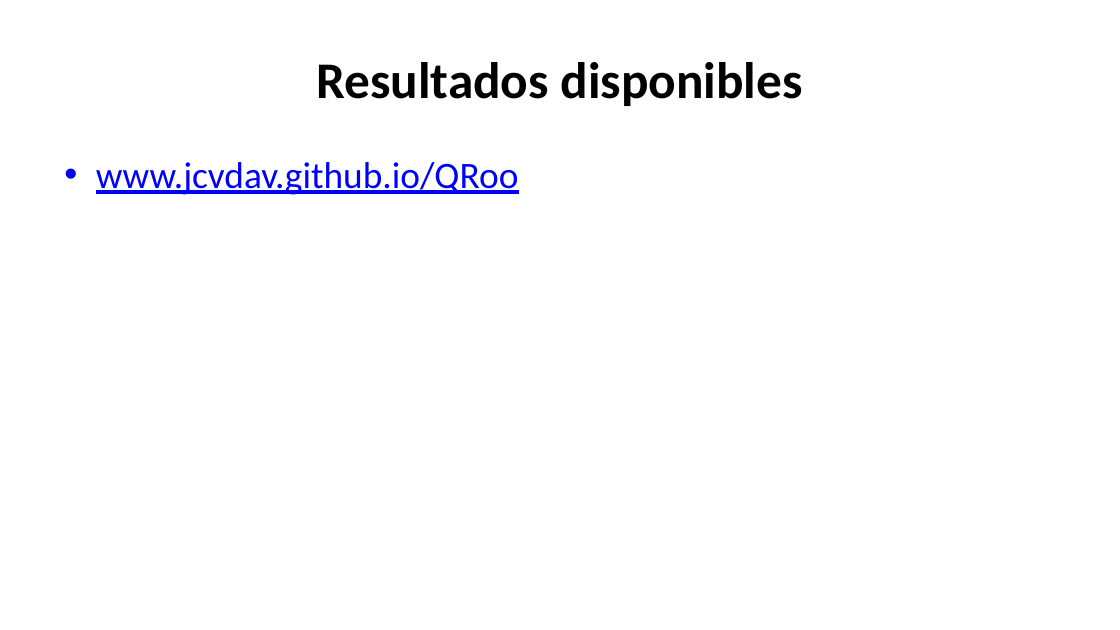
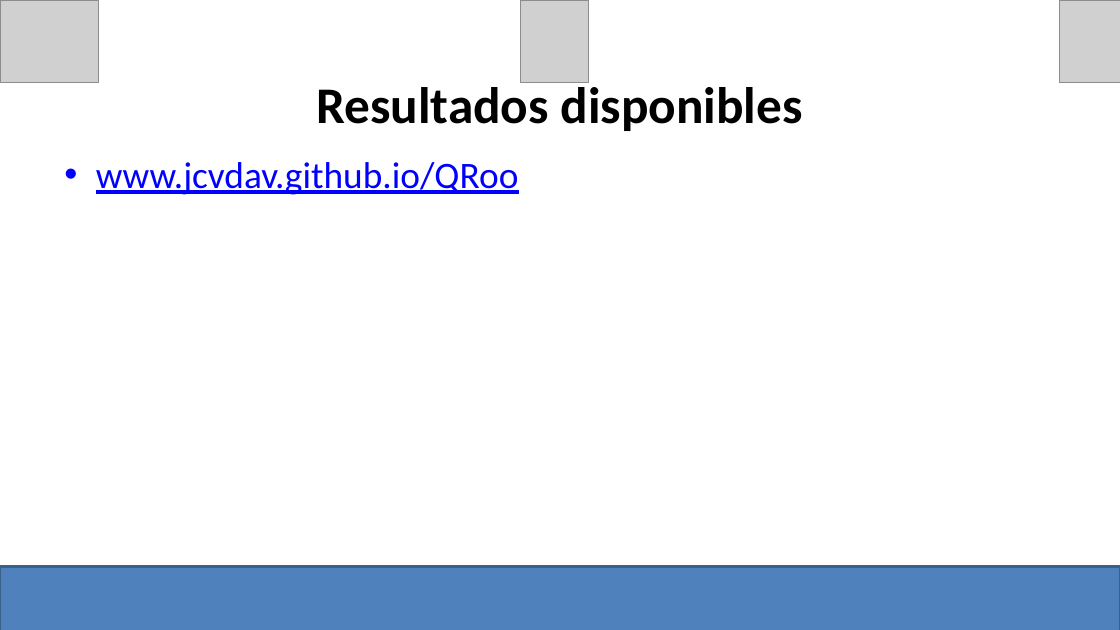
Before and after one commit to turfeffect/Docs, a slide deck: slide 14 of Presentations/Workshop in Mexico/Mexico Workshop.pptx (slide 15 before the commit). Drawn at 1120x630 pixels with LibreOffice and Linux fonts; fonts in the diff are those of the drawing; grey boxes stand for pictures. Boxes give left, top, right and bottom in pixels: in the first picture for what was removed or moved away, otherwise in the second. Text is boxed around its words. In the diff, an @@ line names an element or a change of style, - is before the commit and + after.

```diff
--- a/Presentations/Workshop in Mexico/Mexico Workshop.pptx
+++ b/Presentations/Workshop in Mexico/Mexico Workshop.pptx
@@ picture added at (x1=0, y1=0, x2=98, y2=82) @@
@@ picture added at (x1=520, y1=0, x2=588, y2=82) @@
@@ picture added at (x1=1060, y1=0, x2=1120, y2=82) @@
@@ title "Resultados disponibles" rewrapped from (x1=316, y1=62, x2=802, y2=106) to (x1=316, y1=81, x2=802, y2=131) @@
@@ rectangle added at (x1=0, y1=566, x2=1120, y2=630), fill #4F81BD, outline #3A5F8C 2 pt @@
```
Also in this commit, not shown: 9 other slides changed, 6 slides added, 6 slides removed.
